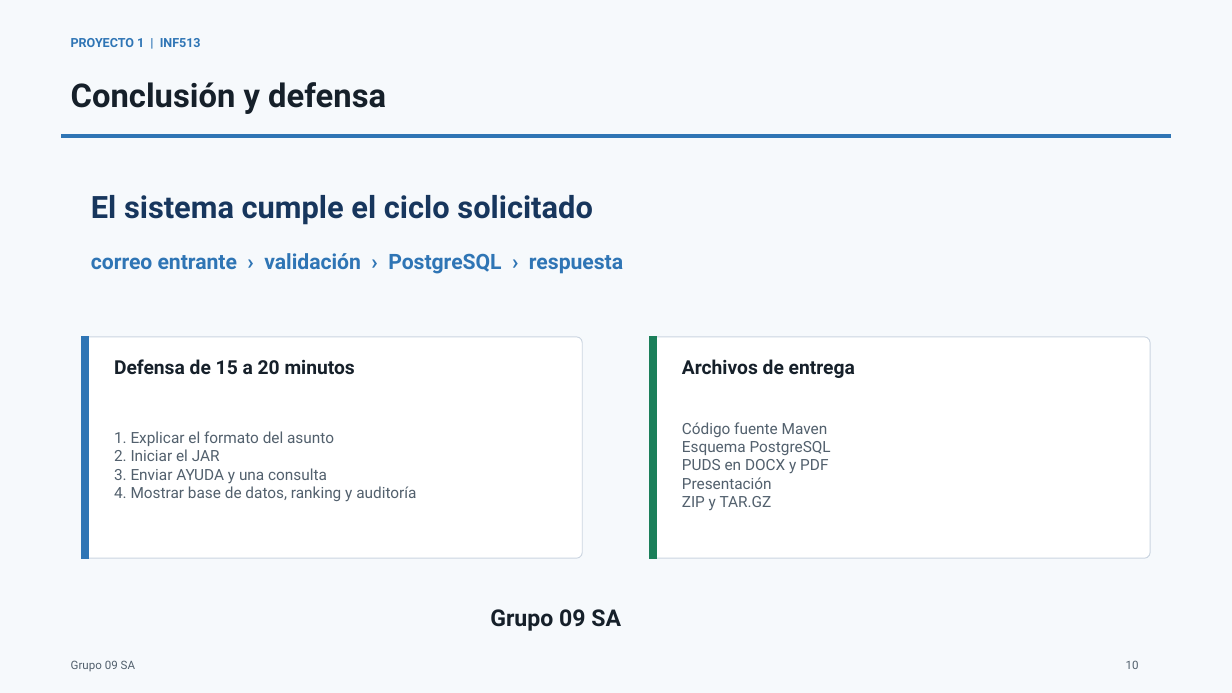
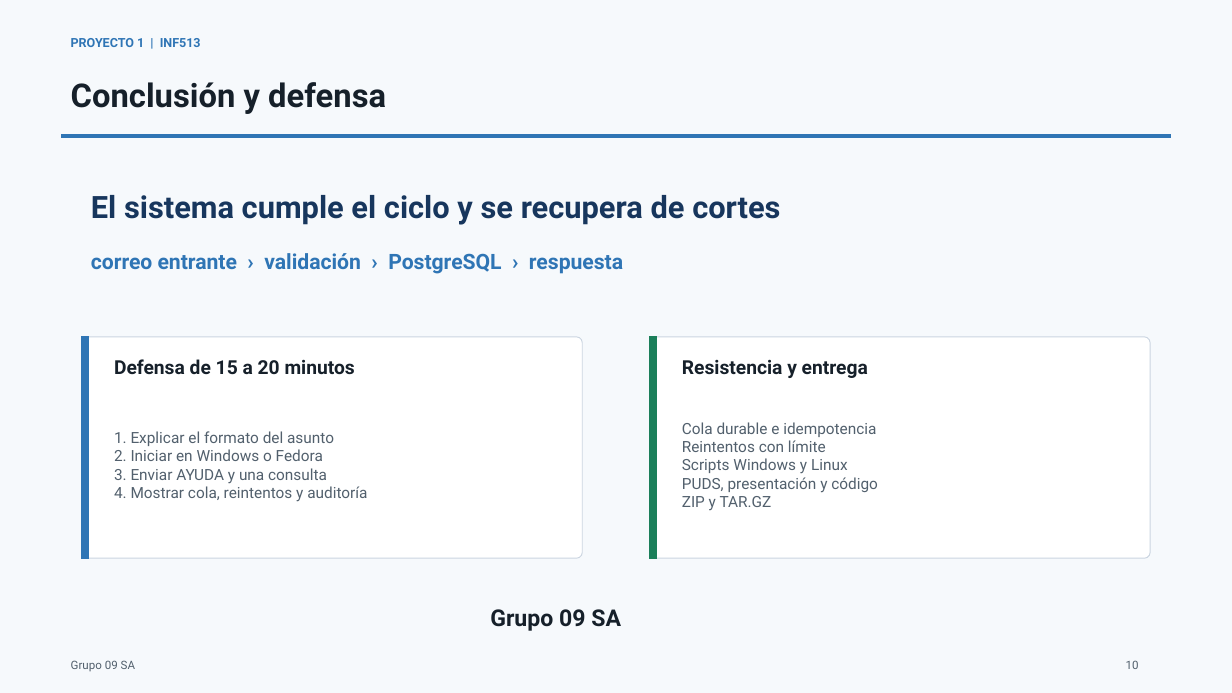
Before and after one commit to BrayanJoelRamosVargas1/inf513-proyecto1, a slide deck: slide 10 of entrega/Presentacion_INF513_P1_Grupo09SA.pptx. Drawn at 1232x693 pixels with LibreOffice and Linux fonts; fonts in the diff are those of the drawing. Boxes give left, top, right and bottom in pixels: in the first picture for what was removed or moved away, otherwise in the second. Text is boxed around its words. In the diff, an @@ line names an element or a change of style, - is before the commit and + after.

```diff
--- a/entrega/Presentacion_INF513_P1_Grupo09SA.pptx
+++ b/entrega/Presentacion_INF513_P1_Grupo09SA.pptx
@@ text at <box>91,195,780,225</box>: text changed @@
-El sistema cumple el ciclo solicitado
+El sistema cumple el ciclo y se recupera de cortes
@@ text at <box>682,359,868,378</box>: text changed @@
-Archivos de entrega
+Resistencia y entrega
@@ text at <box>114,449,323,461</box>: text changed @@
-2. Iniciar el JAR
+2. Iniciar en Windows o Fedora
@@ text at <box>682,422,878,493</box>: text changed @@
-Código fuente Maven
-Esquema PostgreSQL
-PUDS en DOCX y PDF
-Presentación
+Cola durable e idempotencia
+Reintentos con límite
+Scripts Windows y Linux
+PUDS, presentación y código
@@ text at <box>114,486,367,502</box>: text changed @@
-4. Mostrar base de datos, ranking y auditoría
+4. Mostrar cola, reintentos y auditoría
```
Also in this commit, not shown: 1 other slide changed, 21 other files.
